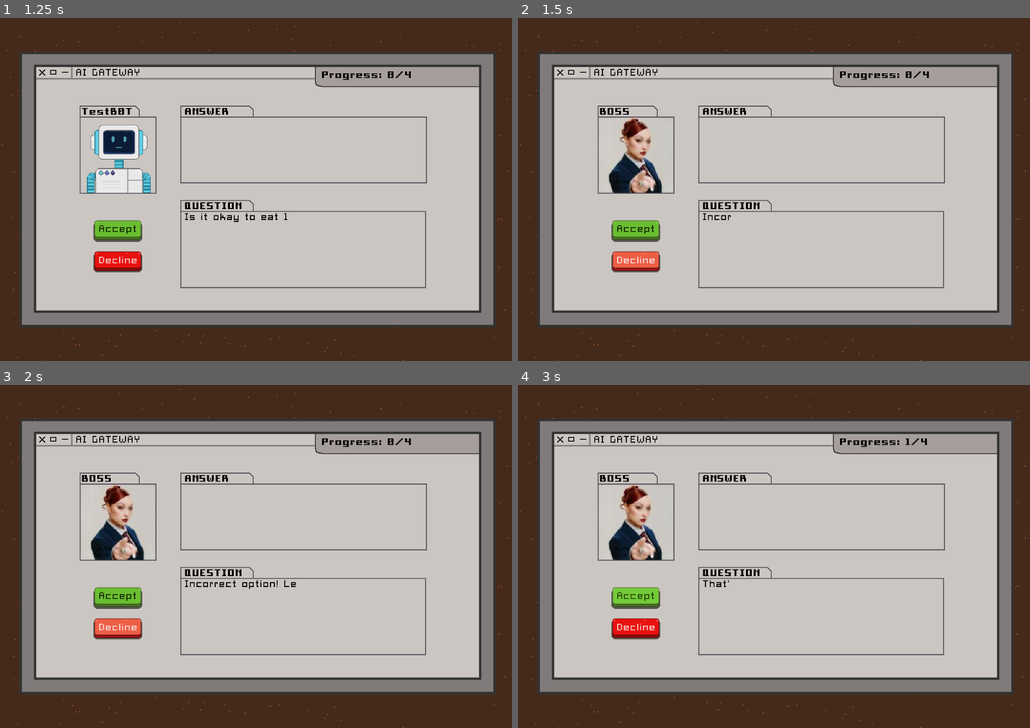
Above: before the commit, frames 1-4 (two rows, left to right).
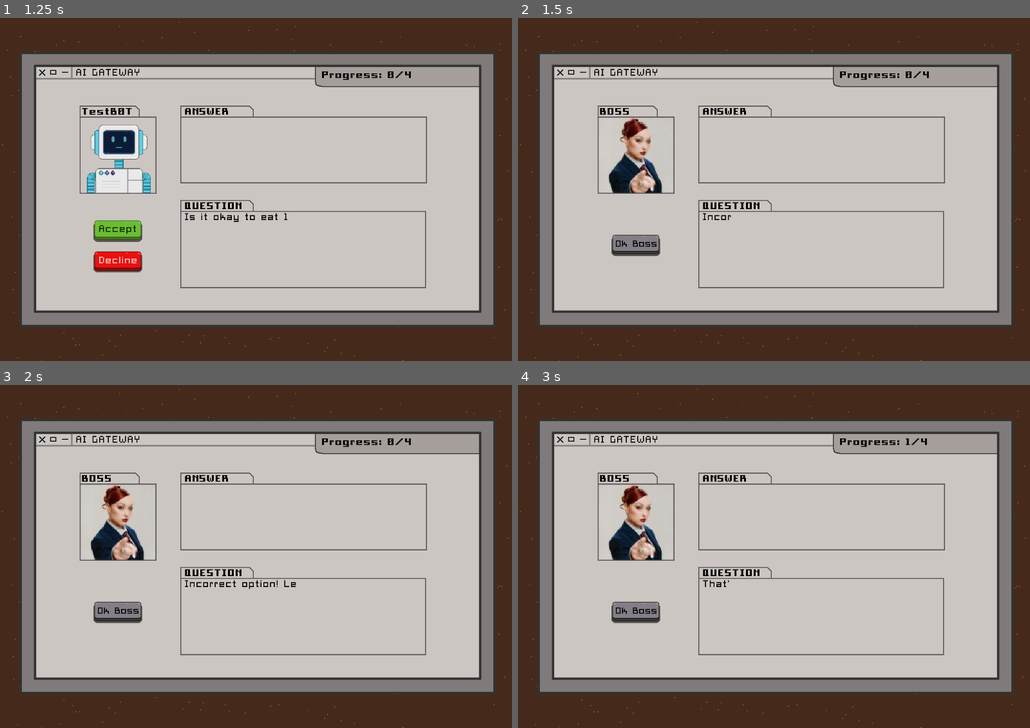
Above: after the commit, the same moments.

Repository: campiao/ai-ethics-sgame
Game: Godot game, scene res://scenes/main_menu.tscn
The game is run twice, just before and just after one commit, with the same random seed, the same clock (stepped at 60 frames per second) and the same inputs.
Inputs (mouse positions are in pixels of both pictures, inside the frame that each line leads up to; where the layout moved, square brackets give the same spot in the first picture):
- Up to frame 1 (1.25 s): click "START" at 0.5 s
- Up to frame 2 (1.5 s): click (635, 261) at 1.25 s
- Up to frame 3 (2 s): no input
- Up to frame 4 (3 s): click (635, 611) [635, 597] at 2 s; click (635, 597) at 2.75 s

Frame 1 is identical in both runs. In frame 2, 1.5% of the frame differs, in the area x 18-28%, y 58-75%; in frame 3, 1.5%; in frame 4, 1.5%.

Commit message:
feat: change boss screen to have one button only

Diff:
--- /dev/null
+++ b/ai-ethics-serious-game/assets/sprites/okboss_button/okboss_button.tres
@@ -0,0 +1,7 @@
+[gd_resource type="AtlasTexture" load_steps=2 format=3 uid="uid://cfy3agnxwe5l7"]
+
+[ext_resource type="Texture2D" uid="uid://bejj2h5of3ogb" path="res://assets/sprites/okboss_button/okboss_btn.png" id="1_s1tmj"]
+
+[resource]
+atlas = ExtResource("1_s1tmj")
+region = Rect2(0, 0, 102, 44)
--- a/ai-ethics-serious-game/scenes/level_one.tscn
+++ b/ai-ethics-serious-game/scenes/level_one.tscn
@@ -9,6 +9,8 @@
 [ext_resource type="PackedScene" uid="uid://dv67oa1x7ubls" path="res://scenes/entity.tscn" id="5_r4wdr"]
 [ext_resource type="Texture2D" uid="uid://dd21mstu6o8wh" path="res://assets/sprites/decline_button/decline_button.tres" id="7_y8ti4"]
 [ext_resource type="Texture2D" uid="uid://cmvsrrwks5xlg" path="res://assets/sprites/decline_button/decline_btn.png" id="8_astit"]
+[ext_resource type="Texture2D" uid="uid://cfy3agnxwe5l7" path="res://assets/sprites/okboss_button/okboss_button.tres" id="9_4i3tx"]
+[ext_resource type="Texture2D" uid="uid://bejj2h5of3ogb" path="res://assets/sprites/okboss_button/okboss_btn.png" id="9_lgrt7"]
 [ext_resource type="Texture2D" uid="uid://cqte82qp8p7di" path="res://assets/sprites/robots/robot2/robot2.png" id="10_o5wbv"]
 [ext_resource type="Texture2D" uid="uid://bvwqidwahupa1" path="res://assets/sprites/robots/robot3/robot3.png" id="11_s6ikc"]
 [ext_resource type="Texture2D" uid="uid://bwctnn03pxawh" path="res://assets/sprites/robots/robot4/robot4.png" id="12_036lt"]
@@ -31,6 +33,14 @@
 
 [sub_resource type="AtlasTexture" id="AtlasTexture_s6ikc"]
 atlas = ExtResource("8_astit")
+region = Rect2(102, 0, 102, 44)
+
+[sub_resource type="AtlasTexture" id="AtlasTexture_y1l25"]
+atlas = ExtResource("9_lgrt7")
+region = Rect2(204, 0, 102, 44)
+
+[sub_resource type="AtlasTexture" id="AtlasTexture_5cok0"]
+atlas = ExtResource("9_lgrt7")
 region = Rect2(102, 0, 102, 44)
 
 [sub_resource type="AtlasTexture" id="AtlasTexture_036lt"]
@@ -495,38 +505,44 @@
 texture_pressed = SubResource("AtlasTexture_o5wbv")
 texture_hover = SubResource("AtlasTexture_s6ikc")
 
+[node name="OkBossButton" type="TextureButton" parent="UI"]
+visible = false
+layout_mode = 0
+offset_left = 196.0
+offset_top = 455.0
+offset_right = 298.0
+offset_bottom = 499.0
+texture_normal = ExtResource("9_4i3tx")
+texture_pressed = SubResource("AtlasTexture_y1l25")
+texture_hover = SubResource("AtlasTexture_5cok0")
+
 [node name="Entities" type="Node2D" parent="."]
 visible = false
 
 [node name="Entity1" parent="Entities" instance=ExtResource("5_r4wdr")]
 entity_name = "TestB0T"
-correct_choice_text = "Yayy you got it right"
-wrong_choice_text = "OHHH NOOOO"
 
 [node name="AnimatedSprite2D" parent="Entities/Entity1" index="0"]
 sprite_frames = SubResource("SpriteFrames_o5wbv")
 
 [node name="Entity2" parent="Entities" instance=ExtResource("5_r4wdr")]
 entity_name = "A.I. 2.0"
-correct_choice_text = "WOOOOPIE"
-wrong_choice_text = "NOOOPE"
 
 [node name="AnimatedSprite2D" parent="Entities/Entity2" index="0"]
 sprite_frames = SubResource("SpriteFrames_3s2d1")
 
 [node name="Entity3" parent="Entities" instance=ExtResource("5_r4wdr")]
+entity_name = "NotGPT"
 question_text = "MUSSHIMAISI asdasd asd"
 answer_text = "asdad fdfsdg asd "
 is_answer_correct = true
 explanation_text = "asfgjtrsdh "
-correct_choice_text = "asfsdds"
-wrong_choice_text = "asda"
 
 [node name="AnimatedSprite2D" parent="Entities/Entity3" index="0"]
 sprite_frames = SubResource("SpriteFrames_4mjax")
 
 [node name="Entity4" parent="Entities" instance=ExtResource("5_r4wdr")]
-entity_name = "adad"
+entity_name = "R2D2"
 
 [node name="AnimatedSprite2D" parent="Entities/Entity4" index="0"]
 sprite_frames = SubResource("SpriteFrames_mm4s5")
@@ -543,6 +559,7 @@
 
 [connection signal="pressed" from="UI/AcceptButton" to="." method="_on_accept_button_pressed"]
 [connection signal="pressed" from="UI/DeclineButton" to="." method="_on_decline_button_pressed"]
+[connection signal="pressed" from="UI/OkBossButton" to="." method="_on_accept_button_pressed"]
 
 [editable path="Entities/Entity1"]
 [editable path="Entities/Entity2"]
--- a/ai-ethics-serious-game/scripts/entity.gd
+++ b/ai-ethics-serious-game/scripts/entity.gd
@@ -10,5 +10,3 @@
 
 @export_group("Post-Question properties")
 @export_multiline var explanation_text : String = ""
-@export_multiline var correct_choice_text : String = ""
-@export_multiline var wrong_choice_text : String = ""
--- a/ai-ethics-serious-game/scripts/level_one/world_manager.gd
+++ b/ai-ethics-serious-game/scripts/level_one/world_manager.gd
@@ -3,6 +3,12 @@
 # Answer and question labels
 @onready var answer_label: Label = $UI/AnswerLabel
 @onready var question_label: Label = $UI/QuestionLabel
+
+# Background
+@onready var background_image: TextureRect = $UI/BackgroundImage
+@onready var two_btn_bg_image := preload("res://assets/sprites/backgrounds/game.png")
+@onready var one_btn_bg_image := preload("res://assets/sprites/backgrounds/game_one_btn.png")
+
 
 # Entity nodes
 @onready var entity_sprite: AnimatedSprite2D = $UI/EntitySprite
@@ -21,6 +27,7 @@
 # Buttons
 @onready var accept_button: TextureButton = $UI/AcceptButton
 @onready var decline_button: TextureButton = $UI/DeclineButton
+@onready var ok_boss_button: TextureButton = $UI/OkBossButton
 
 # Entities
 var current_entity_id := -1
@@ -112,13 +119,12 @@
 	answer_label.visible_ratio = 0.0
 	question_label.visible_ratio = 0.0
 	if not is_on_after_selection:
-		is_on_after_selection = true
 		advance_level()
 	else:
 		var is_choice_correct = true \
 		if entities_remaining[current_entity_id].is_answer_correct \
 		else false
-		setup_boss_text(entities_remaining[current_entity_id], is_choice_correct)
+		advance_to_boss_screen(is_choice_correct)
 
 
 func _on_decline_button_pressed() -> void:
@@ -128,14 +134,20 @@
 	answer_label.visible_ratio = 0.0
 	question_label.visible_ratio = 0.0
 	if not is_on_after_selection:
-		is_on_after_selection = true
 		advance_level()
 	else:
 		var is_choice_correct = false \
 		if entities_remaining[current_entity_id].is_answer_correct \
 		else true
-		setup_boss_text(entities_remaining[current_entity_id], is_choice_correct)
+		advance_to_boss_screen(is_choice_correct)
 
+func advance_to_boss_screen(is_choice_correct: bool) -> void:
+	#background_image.texture.reset_state()
+	background_image.texture = one_btn_bg_image
+	accept_button.hide()
+	decline_button.hide()
+	ok_boss_button.show()
+	setup_boss_text(entities_remaining[current_entity_id], is_choice_correct)
 
 func setup_boss_text(entity_data: EntityType,
 	is_choice_correct: bool) -> void:
@@ -149,6 +161,12 @@
 	is_on_after_selection = false
 
 func advance_level() -> void:
+	is_on_after_selection = true
+	ok_boss_button.hide()
+	accept_button.show()
+	decline_button.show()
+	background_image.texture = two_btn_bg_image
+
 	current_entity_id += 1
 	progress_label.text = "Progress: " + str(current_entity_id) + "/" + \
 						str(entities_count)
Not shown, added: ai-ethics-serious-game/assets/sprites/backgrounds/game_one_btn.png.import
Not shown, added: ai-ethics-serious-game/assets/sprites/backgrounds/gane_without_btns.png.import
Not shown, added: ai-ethics-serious-game/assets/sprites/backgrounds/statistics_panel.png.import
Not shown: 1 places in ai-ethics-serious-game/scenes/level_one.tscn that only renumber resources
